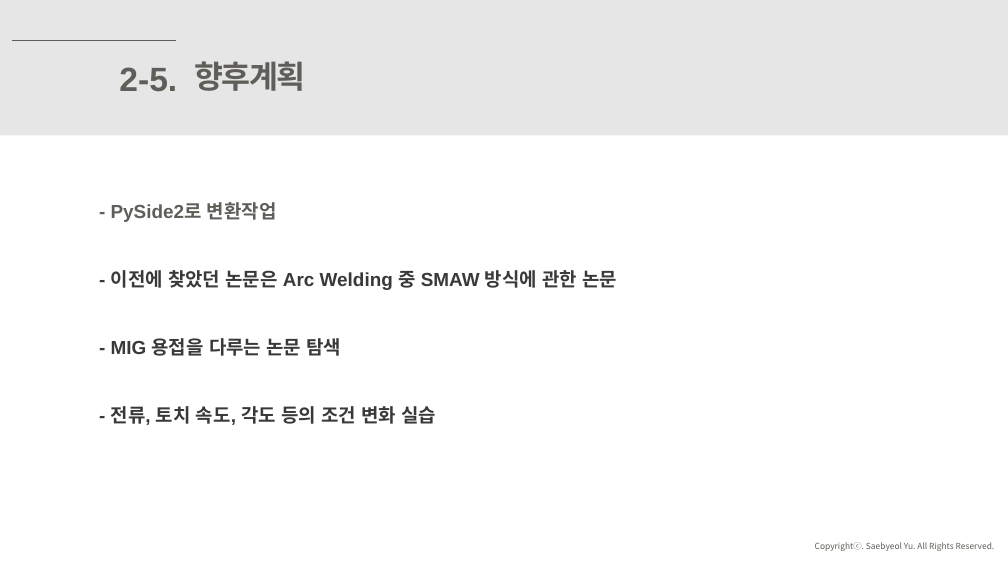
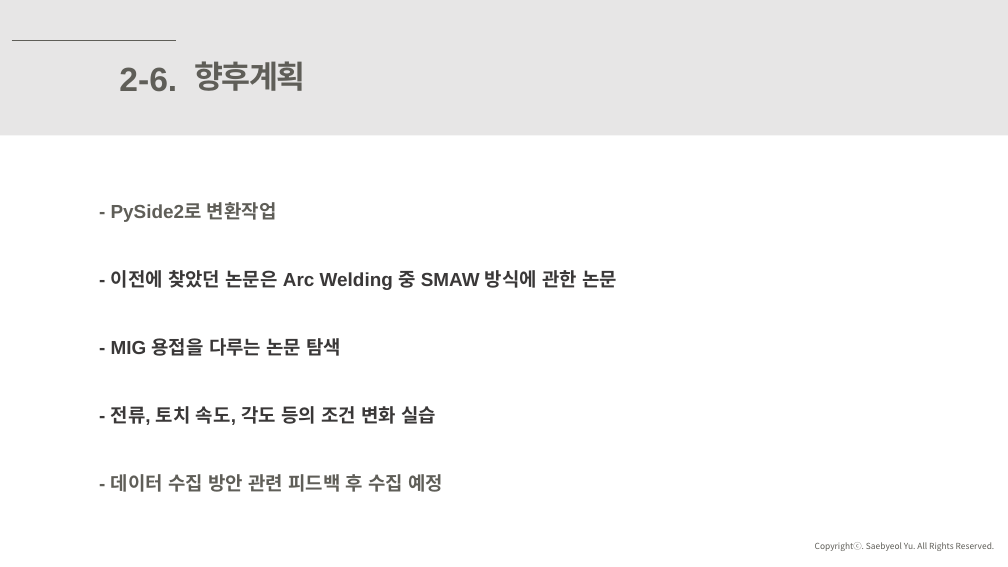
Before and after one commit to ssh6189/2021.05.28, a slide deck: slide 27 of 2021년 5월 28일 발표.pptx. Drawn at 1008x567 pixels with LibreOffice and Linux fonts; fonts in the diff are those of the drawing. Boxes give left, top, right and bottom in pixels: in the first picture for what was removed or moved away, otherwise in the second. Text is boxed around its words. In the diff, an @@ line names an element or a change of style, - is before the commit and + after.

```diff
--- a/2021년 5월 28일 발표.pptx
+++ b/2021년 5월 28일 발표.pptx
@@ text at bbox=[119, 67, 177, 92]: text changed @@
-2-5.
+2-6.
@@ text at bbox=[111, 474, 443, 492]: paragraph added @@
+- 데이터 수집 방안 관련 피드백 후 수집 예정
```
Also in this commit, not shown: 8 other slides changed, 4 slides removed.
